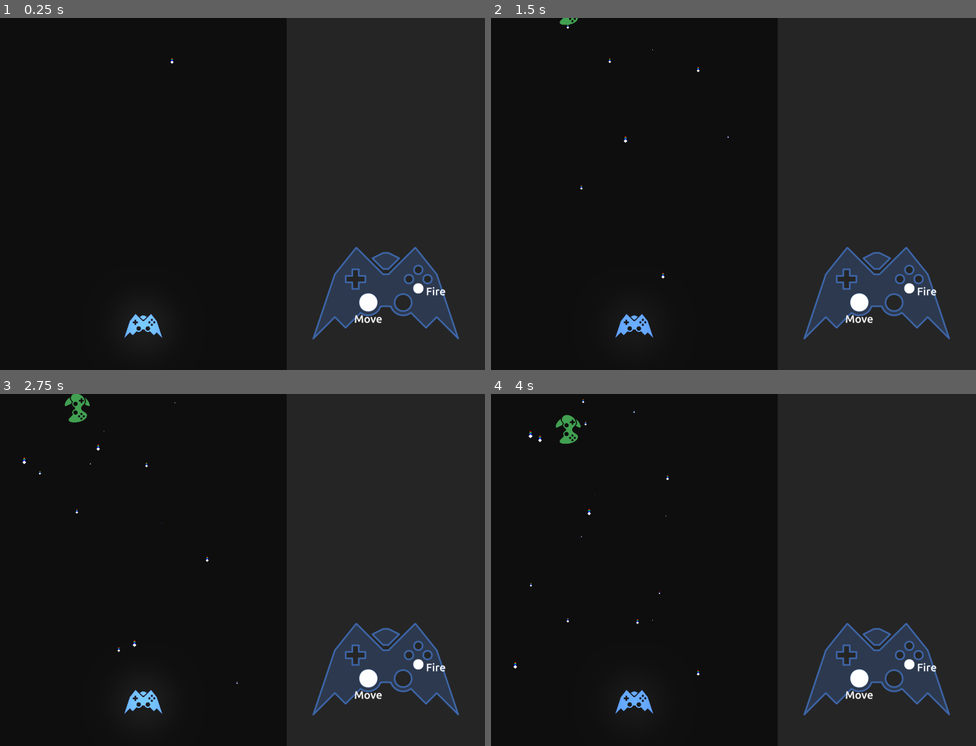
Above: before the commit, frames 1-4 (two rows, left to right).
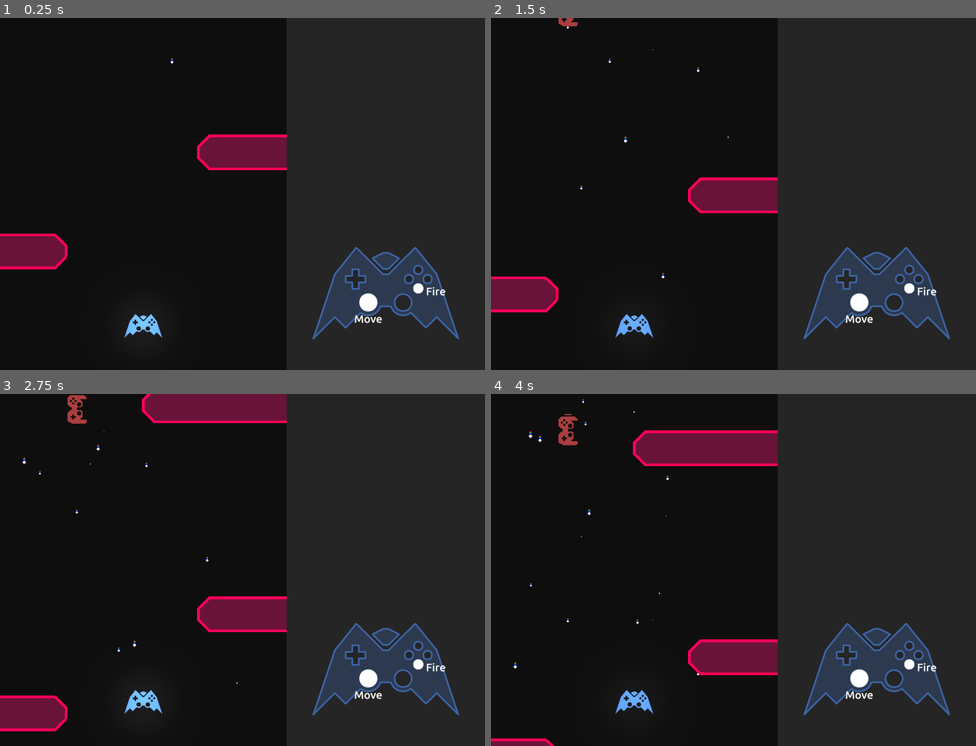
Above: after the commit, the same moments.

Repository: notapixelstudio/outofcontroller
Game: Godot game, scene res://World.tscn
The game is run twice, just before and just after one commit, with the same random seed, the same clock (stepped at 60 frames per second) and the same inputs.
Inputs:
- Up to frame 1 (0.25 s): no input
- Up to frame 2 (1.5 s): no input
- Up to frame 3 (2.75 s): no input
- Up to frame 4 (4 s): no input

The runs differ from the first frame. In frame 1, 3.2% of the frame differs, in the area x 0-60%, y 33-72%; in frame 2, 3.2%; in frame 3, 5.9%, in the area x 0-60%, y 0-96%; in frame 4, 5.3%.

Commit message:
attempt at walls

Diff:
--- /dev/null
+++ b/godot/Wall.tscn
@@ -0,0 +1,24 @@
+[gd_scene format=2]
+
+[node name="Wall" type="RigidBody2D"]
+collision_layer = 2
+collision_mask = 5
+mode = 2
+mass = 1000.0
+gravity_scale = 0.0
+linear_velocity = Vector2( 0, 100 )
+linear_damp = 0.0
+
+[node name="CollisionPolygon2D" type="CollisionPolygon2D" parent="."]
+polygon = PoolVector2Array( 0, -320, 32, -320, 64, -288, 64, 352, 32, 384, 0, 384, -32, 352, -32, -288 )
+
+[node name="Polygon2D" type="Polygon2D" parent="."]
+position = Vector2( 16, 32 )
+scale = Vector2( 0.75, 3.66667 )
+color = Color( 0.419608, 0.0784314, 0.227451, 1 )
+polygon = PoolVector2Array( -64, -87.2727, -21.3333, -96, 21.3333, -96, 64, -87.2727, 64, 87.2727, 21.3333, 96, -21.3333, 96, -64, 87.2727 )
+
+[node name="Line2D" type="Line2D" parent="."]
+points = PoolVector2Array( 32, -320, 32, -320, 64, -288, 64, 352, 32, 384, 0, 384, -32, 352, -32, -288, -32, -288, 0, -320, 32, -320 )
+width = 8.0
+default_color = Color( 1, 0, 0.352941, 1 )
--- a/godot/World.gd
+++ b/godot/World.gd
@@ -4,7 +4,7 @@
 
 func _ready():
 	set_ship_type('north')
-	$OneUP.type = 'east'
+	$OneUP.type = 'west'
 
 func set_ship_type(type):
 	$Ship.type = type
--- a/godot/World.tscn
+++ b/godot/World.tscn
@@ -6,6 +6,7 @@
 [ext_resource path="res://1UP.tscn" type="PackedScene" id=4]
 [ext_resource path="res://assets/star.png" type="Texture" id=5]
 [ext_resource path="res://assets/black.png" type="Texture" id=6]
+[ext_resource path="res://Wall.tscn" type="PackedScene" id=7]
 
 [sub_resource type="ParticlesMaterial" id=6]
 emission_shape = 2
@@ -31,7 +32,7 @@
 extents = Vector2( 512, 32 )
 
 [sub_resource type="RectangleShape2D" id=4]
-extents = Vector2( 768, 32 )
+extents = Vector2( 2048, 32 )
 
 [sub_resource type="RectangleShape2D" id=5]
 extents = Vector2( 32, 768 )
@@ -88,7 +89,6 @@
 collision_layer = 524288
 collision_mask = 1048575
 __meta__ = {
-"_edit_group_": true,
 "_edit_lock_": true
 }
 
@@ -101,11 +101,11 @@
 shape = SubResource( 4 )
 
 [node name="CollisionShape2D6" type="CollisionShape2D" parent="DeathWall"]
-position = Vector2( -288, -800 )
+position = Vector2( -864, -800 )
 shape = SubResource( 5 )
 
 [node name="CollisionShape2D7" type="CollisionShape2D" parent="DeathWall"]
-position = Vector2( 1184, -800 )
+position = Vector2( 1952, -800 )
 shape = SubResource( 5 )
 
 [node name="CanvasLayer" type="CanvasLayer" parent="."]
@@ -122,6 +122,21 @@
 [node name="Schematics" type="Sprite" parent="CanvasLayer"]
 position = Vector2( 1120, 800 )
 texture = ExtResource( 2 )
+
+[node name="Wall" parent="." instance=ExtResource( 7 )]
+position = Vector2( 960, 352 )
+rotation = 1.5708
+collision_mask = 1
+
+[node name="Wall2" parent="." instance=ExtResource( 7 )]
+position = Vector2( -128, 640 )
+rotation = 1.5708
+collision_mask = 1
+
+[node name="Wall3" parent="." instance=ExtResource( 7 )]
+position = Vector2( 800, -256 )
+rotation = 1.5708
+collision_mask = 1
 [connection signal="fire" from="Ship" to="." method="_on_Ship_fire"]
 [connection signal="picked" from="OneUP" to="." method="_on_1UP_picked"]
 [connection signal="body_entered" from="DeathWall" to="." method="_on_DeathWall_body_entered"]
--- a/godot/assets/all.svg
+++ b/godot/assets/all.svg
@@ -162,12 +162,12 @@
      borderopacity="1.0"
      inkscape:pageopacity="0"
      inkscape:pageshadow="2"
-     inkscape:zoom="0.98994949"
-     inkscape:cx="558.4438"
-     inkscape:cy="1068.4331"
+     inkscape:zoom="0.49497475"
+     inkscape:cx="607.46953"
+     inkscape:cy="852.86347"
      inkscape:document-units="mm"
      inkscape:current-layer="layer1"
-     showgrid="false"
+     showgrid="true"
      inkscape:snap-global="true"
      inkscape:snap-object-midpoints="true"
      inkscape:window-width="1024"
@@ -177,6 +177,9 @@
      inkscape:window-maximized="1"
      inkscape:document-rotation="0">
     <inkscape:grid
+       empspacing="2"
+       spacingy="4.2333333"
+       spacingx="4.2333333"
        type="xygrid"
        id="grid815" />
   </sodipodi:namedview>
@@ -188,7 +191,7 @@
         <dc:format>image/svg+xml</dc:format>
         <dc:type
            rdf:resource="http://purl.org/dc/dcmitype/StillImage" />
-        <dc:title />
+        <dc:title></dc:title>
       </cc:Work>
     </rdf:RDF>
   </metadata>
@@ -1123,6 +1126,64 @@
        height="4.6592479"
        width="4.6592479"
        id="rect1941"
-       style="opacity:1;fill:#030303;fill-opacity:1;stroke:none;stroke-width:0.396875;stroke-linecap:butt;stroke-linejoin:miter;stroke-miterlimit:4.5;stroke-dasharray:none;stroke-opacity:1" />
+       style="opacity:1;fill:#0f0f0f;fill-opacity:1;stroke:none;stroke-width:0.396875;stroke-linecap:butt;stroke-linejoin:miter;stroke-miterlimit:4.5;stroke-dasharray:none;stroke-opacity:1" />
+    <path
+       inkscape:export-ydpi="299"
+       inkscape:export-xdpi="299"
+       sodipodi:nodetypes="ccccccccc"
+       id="path1943"
+       d="M 182.03333,211.66666 H 177.8 l -4.23334,4.23333 V 228.6 l 4.23334,4.23333 h 4.23333 L 186.26667,228.6 v -12.70001 z"
+       style="fill:#ff405f;fill-opacity:0.48902974;stroke:#ff405f;stroke-width:1.05833;stroke-linecap:butt;stroke-linejoin:miter;stroke-miterlimit:4;stroke-dasharray:none;stroke-opacity:1" />
+    <circle
+       r="4.2333331"
+       cy="190.5"
+       cx="173.56667"
+       id="path1945"
+       style="opacity:1;fill:#800080;fill-opacity:1;stroke:#ff00ff;stroke-width:1.05833;stroke-linecap:butt;stroke-linejoin:miter;stroke-miterlimit:4;stroke-dasharray:none;stroke-opacity:1" />
+    <circle
+       style="opacity:1;fill:#800080;fill-opacity:1;stroke:#ff00ff;stroke-width:1.05833;stroke-linecap:butt;stroke-linejoin:miter;stroke-miterlimit:4;stroke-dasharray:none;stroke-opacity:1"
+       id="circle1947"
+       cx="173.56667"
+       cy="173.56667"
+       r="2.1128922" />
+    <path
+       sodipodi:nodetypes="ssscs"
+       style="fill:#ff6600;stroke:none;stroke-width:0.264583px;stroke-linecap:butt;stroke-linejoin:miter;stroke-opacity:1"
+       d="m 189.16681,194.10294 c 0.10067,0.62035 0.70471,1.33318 1.33318,1.33318 0.62847,0 1.23252,-0.71283 1.33319,-1.33318 0.15917,-0.98087 -1.33319,-2.66637 -1.33319,-2.66637 0,0 -1.49235,1.6855 -1.33318,2.66637 z"
+       id="path1949"
+       inkscape:export-xdpi="299"
+       inkscape:export-ydpi="299" />
+    <path
+       inkscape:export-ydpi="299"
+       inkscape:export-xdpi="299"
+       id="path1951"
+       d="m 144.34184,268.07834 1.33318,-1.33318 1.33319,1.33318 -1.33319,2.66637 z"
+       style="fill:#ff00ff;fill-opacity:1;stroke:none;stroke-width:0.207981px;stroke-linecap:butt;stroke-linejoin:miter;stroke-opacity:1;filter:url(#filter1663)"
+       transform="matrix(1.2254989,0,0,-1.320574,11.975422,548.03843)" />
+    <g
+       transform="rotate(180,194.73326,171.28852)"
+       id="g1969">
+      <path
+         id="circle1953"
+         style="opacity:1;fill:#800080;fill-opacity:1;stroke:#ff00ff;stroke-width:1.05833;stroke-linecap:butt;stroke-linejoin:miter;stroke-miterlimit:4;stroke-dasharray:none;stroke-opacity:1"
+         d="m 199.33905,170.15037 a 2.8788094,2.7900809 0 0 0 -3.93252,1.02124 2.8788094,2.7900809 0 0 0 1.05371,3.81131 2.8788094,2.7900809 0 0 0 1.43949,0.37367 2.8788094,2.7900809 0 0 1 -9e-5,-2.78994 2.8788094,2.7900809 0 0 1 2.49304,-1.39491 2.8788094,2.7900809 0 0 0 -1.05363,-1.02137 z" />
+      <path
+         d="m 190.12746,170.15037 a 2.8788094,2.7900809 0 0 1 3.93252,1.02124 2.8788094,2.7900809 0 0 1 -1.0537,3.81131 2.8788094,2.7900809 0 0 1 -1.4395,0.37366 2.8788094,2.7900809 0 0 0 9e-5,-2.78994 2.8788094,2.7900809 0 0 0 -2.49304,-1.39489 2.8788094,2.7900809 0 0 1 1.05363,-1.02138 z"
+         style="opacity:1;fill:#800080;fill-opacity:1;stroke:#ff00ff;stroke-width:1.05833;stroke-linecap:butt;stroke-linejoin:miter;stroke-miterlimit:4;stroke-dasharray:none;stroke-opacity:1"
+         id="path1962" />
+      <circle
+         style="opacity:1;fill:#800000;fill-opacity:1;stroke:#ff3d66;stroke-width:1.05833;stroke-linecap:butt;stroke-linejoin:miter;stroke-miterlimit:4;stroke-dasharray:none;stroke-opacity:1"
+         id="circle1964"
+         cx="194.73334"
+         cy="168.37291"
+         r="1.1524677" />
+    </g>
+    <path
+       inkscape:export-ydpi="299"
+       inkscape:export-xdpi="299"
+       style="fill:#ff405f;fill-opacity:0.48902974;stroke:#ff405f;stroke-width:1.05833;stroke-linecap:butt;stroke-linejoin:miter;stroke-miterlimit:4;stroke-dasharray:none;stroke-opacity:1"
+       d="m 232.83333,207.43333 h -21.16667 l -4.23334,4.23333 -1e-5,8.46667 4.23334,4.23333 h 21.16667 l 4.23334,-4.23333 10e-6,-8.46667 z"
+       id="path1971"
+       sodipodi:nodetypes="ccccccccc" />
   </g>
 </svg>
Not shown: 1 places in godot/World.tscn that only renumber resources
Binary file added: godot/assets/wall_large.png
Not shown, added: godot/assets/wall_large.png.import
Binary file added: godot/assets/wall_thin.png
Not shown, added: godot/assets/wall_thin.png.import
